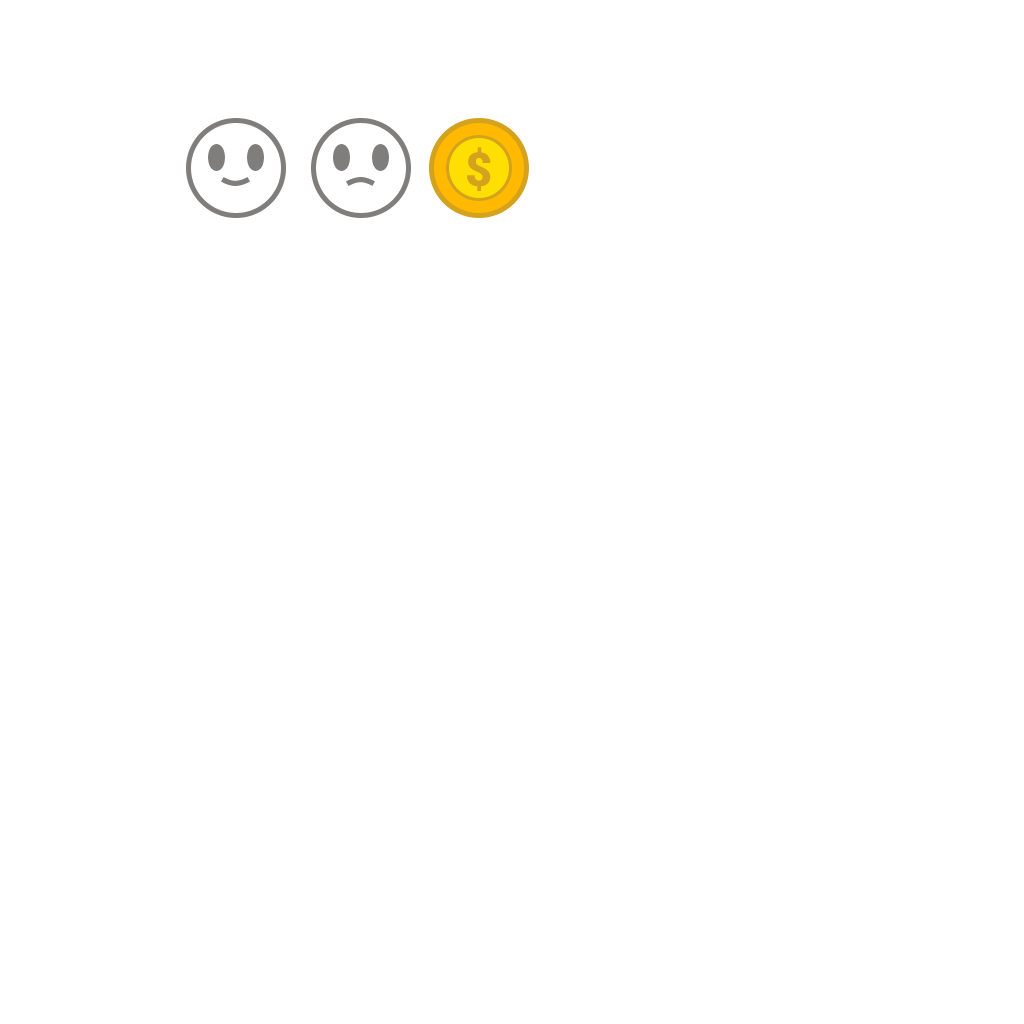
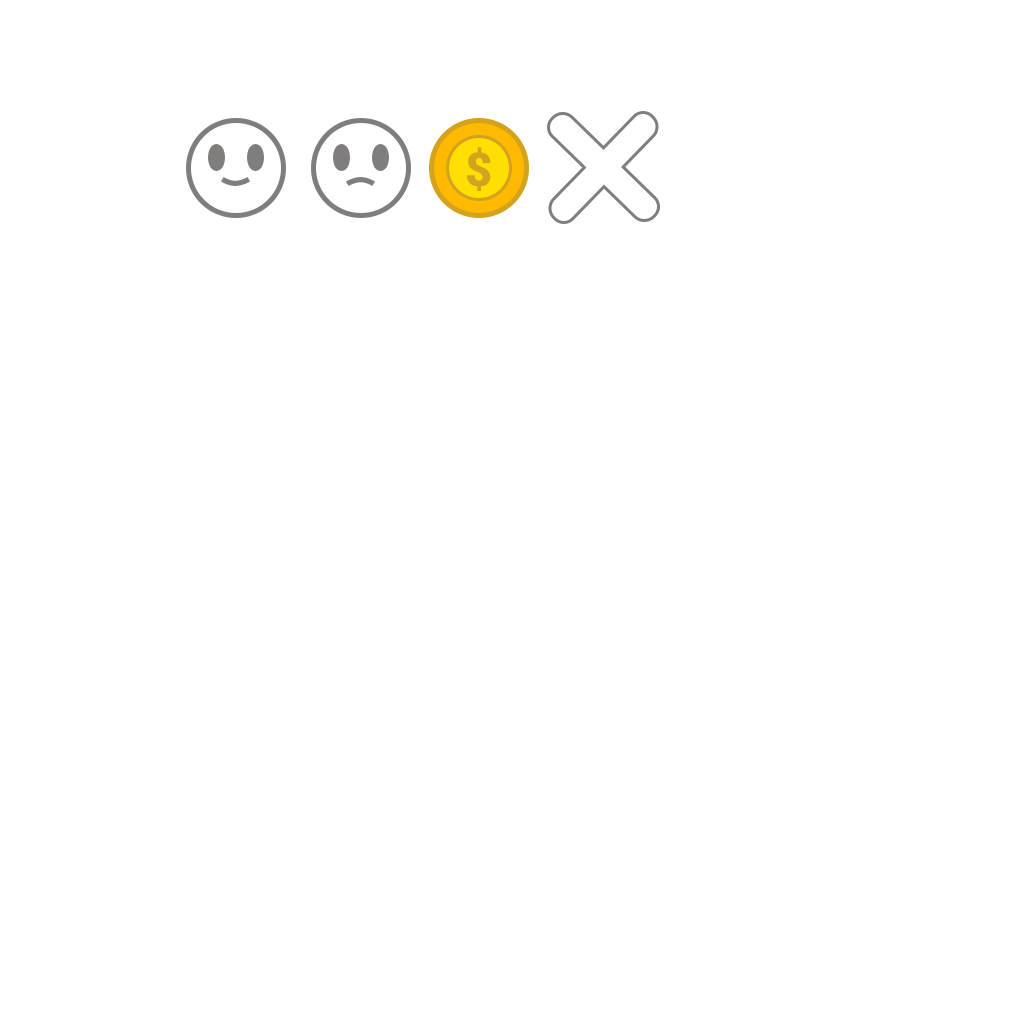
Comparing the layer stacks of the two 1024px x 1024px images. Changes:
added layer "Cancel" above "Money" over <box>547,111,660,224</box>
